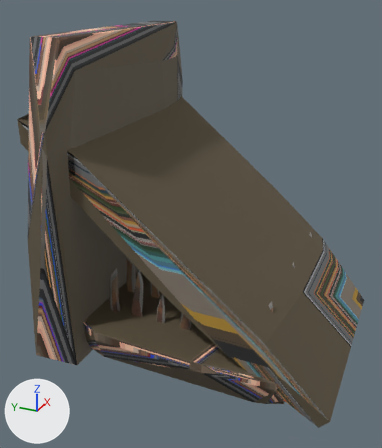
Before and after pictures for a commit that changed the glTF model build.glb.
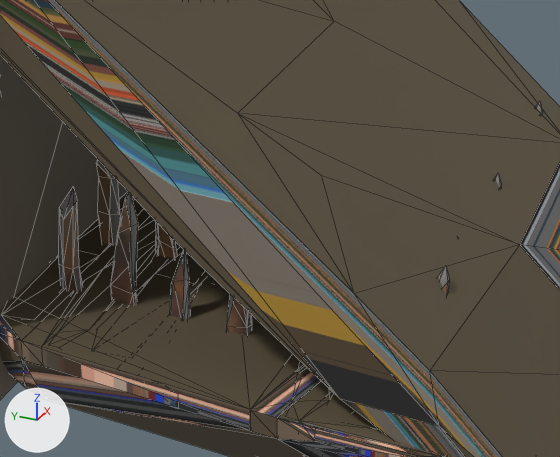
There are two pictures of each version: one whole from a 50 mm lens placed at (-4.77, -1.85, 3.61), pointed at (-0.19, 0.21, 1.32), one close up on the part from 22% to 84% of the width and 42% to 85% of the height. Arrows for +X, +Y and +Z are at lower left; the lights stay in place. The close-ups show mesh edges as thin lines. Where no turn or scale is listed for an object, it has been applied to the vertices.

Names of what the first close-up shows: 'SM_Bld_Snow_Platform_Stairs_01.001.hull', 'SM_Env_Wood_Platform_01', 'SM_Env_Wood_Platform_01.hull', 'SM_Prop_MetalSpikes_01', 'SM_Prop_Wall_Junk_06.hull'.
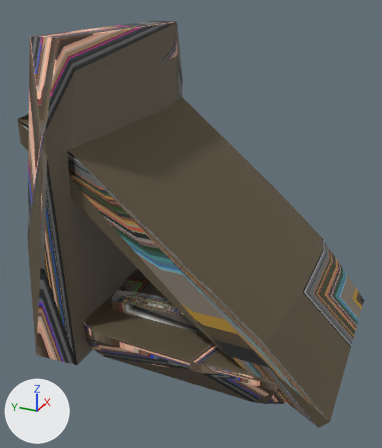
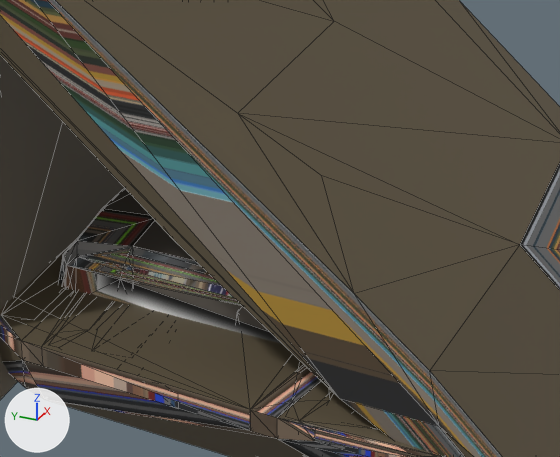
Commit message: Add build mesh spikes hull

The change, as a diff of the scene's bpy script:
```diff
--- a/build.glb.py
+++ b/build.glb.py
@@ mat_polygonapocalypse_mat_01_a_006 @@
+mat_polygonapocalypse_mat_01_a_006 = principled_material('PolygonApocalypse_Mat_01_A.006')
+mat_polygonapocalypse_mat_01_a_006.texture = img_polygonapocalypse_texture_01_a
+mat_polygonapocalypse_mat_01_a_006.roughness = 0.553
@@ me_mesh_011 @@
+me_mesh_011.from_pydata(...)  # 50 vertices, 96 faces; spans x -0.08..1.68, y -0.93..0.93, z 0.0..0.72
+me_mesh_011.materials.append(mat_polygonapocalypse_mat_01_a_006)  # picture img_polygonapocalypse_texture_01_a
@@ ob_sm_prop_metalspikes_01 @@
 ob_sm_prop_metalspikes_01.rotation_euler = (1.571, 0.0, 0.0)  # degrees (90, 0, 0)
-ob_sm_prop_metalspikes_01.scale = (0.007, 0.007, 0.007)
+ob_sm_prop_metalspikes_01.scale = (0.007, 0.005, 0.007)
@@ ob_sm_prop_metalspikes_01_hull @@
+ob_sm_prop_metalspikes_01_hull = bpy.data.objects.new('SM_Prop_MetalSpikes_01.hull', me_mesh_011)
+ob_sm_prop_metalspikes_01_hull.location = (-0.8, 0.0, 0.0)
```

Where the change shows, as pixel boxes (x1, y1, x2, y2) in the close-ups (560 x 457 px):
'SM_Prop_MetalSpikes_01.hull', added
    after: (58, 188, 281, 343)
'SM_Prop_MetalSpikes_01', rescaled
    before: (59, 101, 543, 336)
    after: (63, 241, 77, 264)
